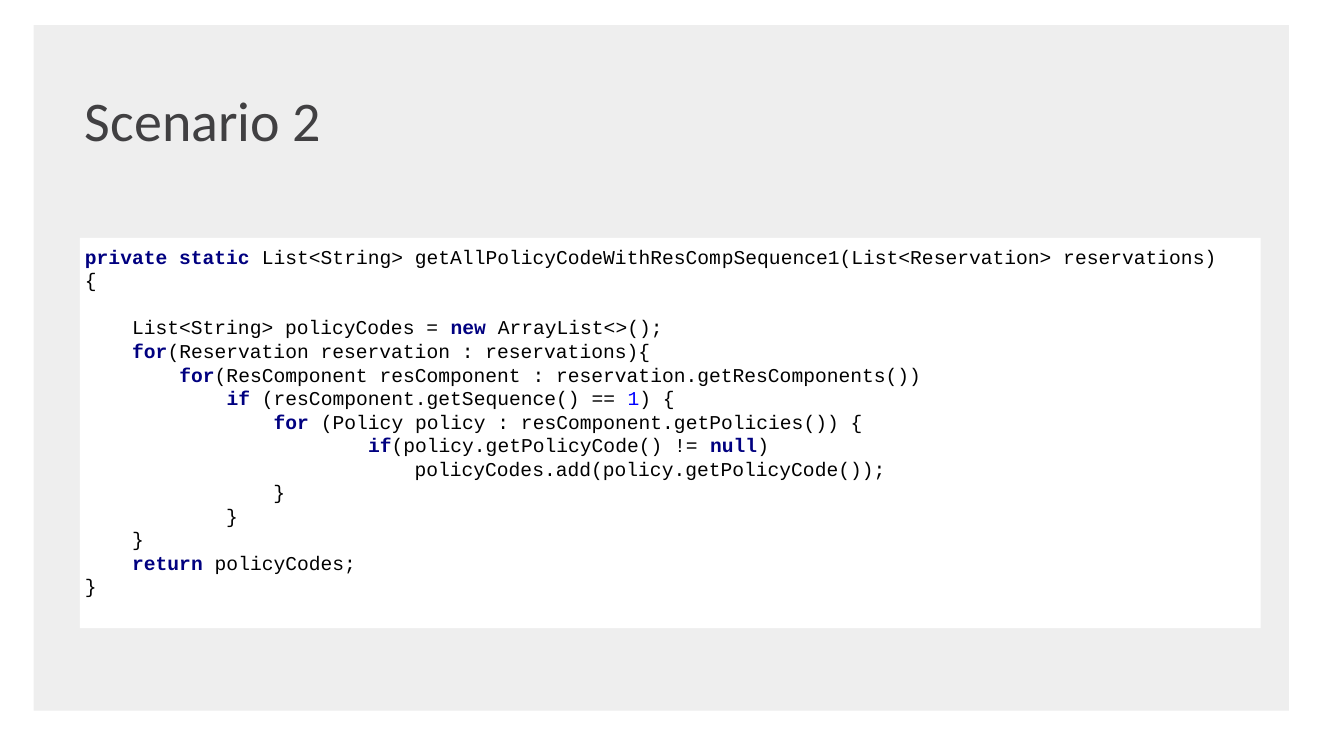
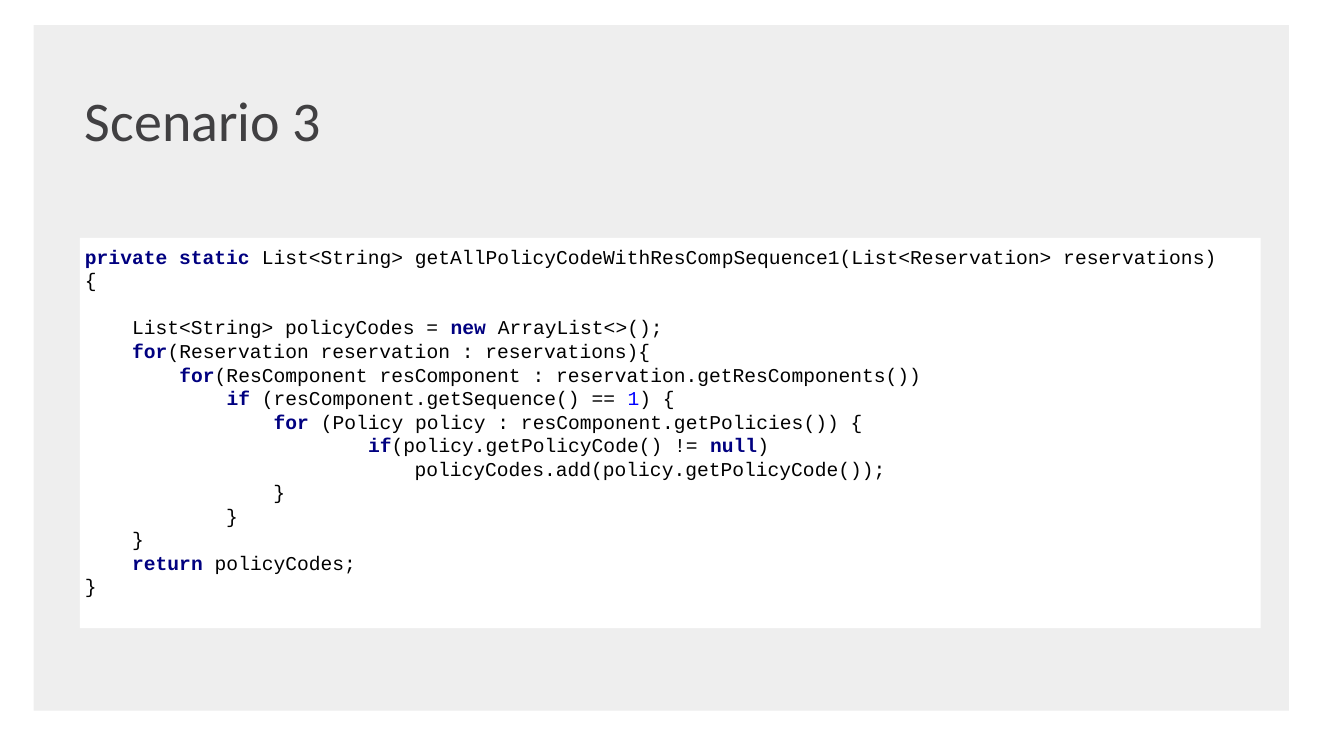
Before and after one commit to shaojie-xu-kp/Java8_lunch_learn, a slide deck: slide 42 of Java 8 & TDP.pptx (slide 40 before the commit). Drawn at 1344x756 pixels with LibreOffice and Linux fonts; fonts in the diff are those of the drawing; background and template pictures are left out. Boxes give left, top, right and bottom in pixels: in the first picture for what was removed or moved away, otherwise in the second. Text is boxed around its words. In the diff, an @@ line names an element or a change of style, - is before the commit and + after.

```diff
--- a/Java 8 & TDP.pptx
+++ b/Java 8 & TDP.pptx
@@ text at <box>85,102,321,142</box>: text changed @@
-Scenario 2
+Scenario 3
```
Also in this commit, not shown: 6 other slides changed, 2 slides added.
